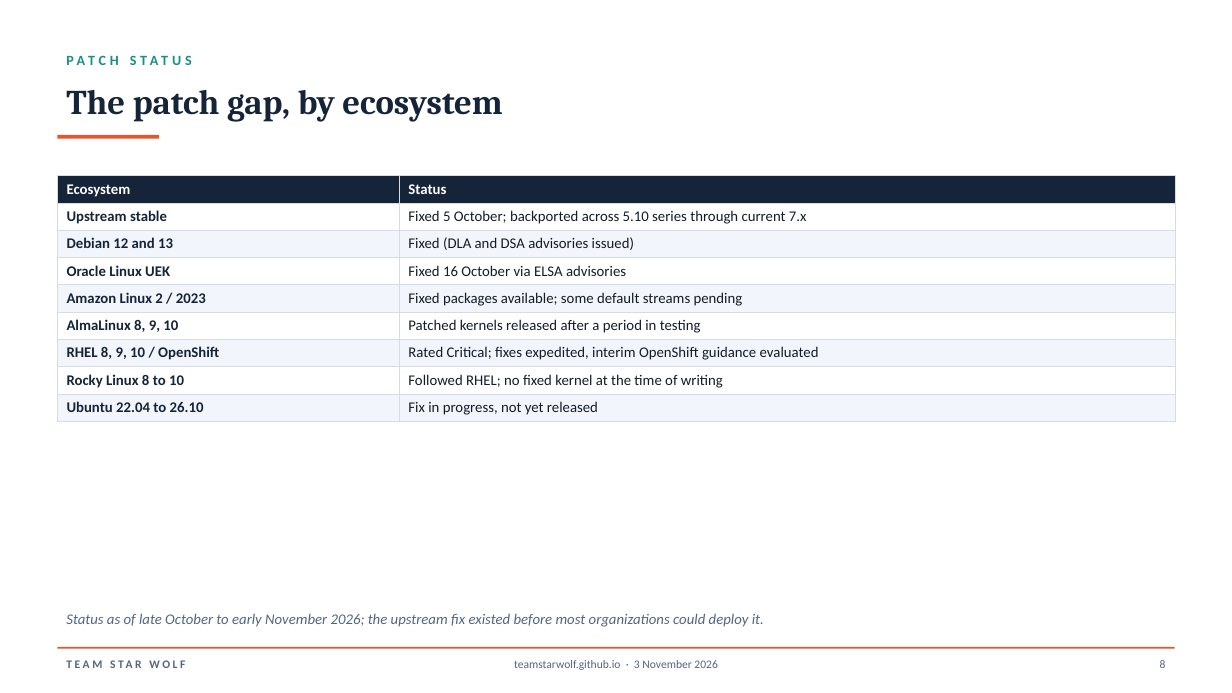
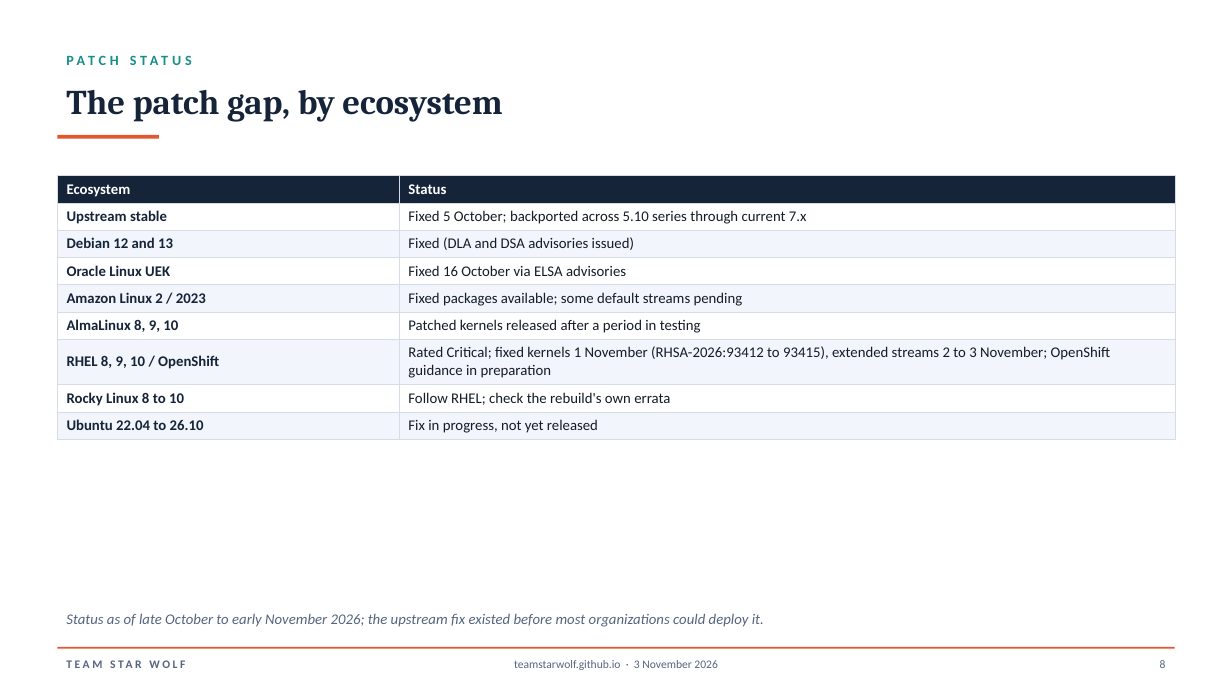
Before and after one commit to TeamStarWolf/TeamStarWolf, a slide deck: slide 9 of case-studies/slides/Linux_TCP_UAF_2026_Case_Study.pptx. Drawn at 1232x693 pixels with LibreOffice and Linux fonts; fonts in the diff are those of the drawing. Boxes give left, top, right and bottom in pixels: in the first picture for what was removed or moved away, otherwise in the second. Text is boxed around its words. In the diff, an @@ line names an element or a change of style, - is before the commit and + after.

```diff
--- a/case-studies/slides/Linux_TCP_UAF_2026_Case_Study.pptx
+++ b/case-studies/slides/Linux_TCP_UAF_2026_Case_Study.pptx
@@ table at box(57, 176, 1176, 437) @@
-row 7, column 2: Rated Critical; fixes expedited, interim OpenShift guidance evaluated
+row 7, column 2: Rated Critical; fixed kernels 1 November (RHSA-2026:93412 to 93415), extended streams 2 to 3 November; OpenShift guidance in preparation
-row 8, column 2: Followed RHEL; no fixed kernel at the time of writing
+row 8, column 2: Follow RHEL; check the rebuild's own errata
```
Also in this commit, not shown: 1 other slide changed, 1 other file.
